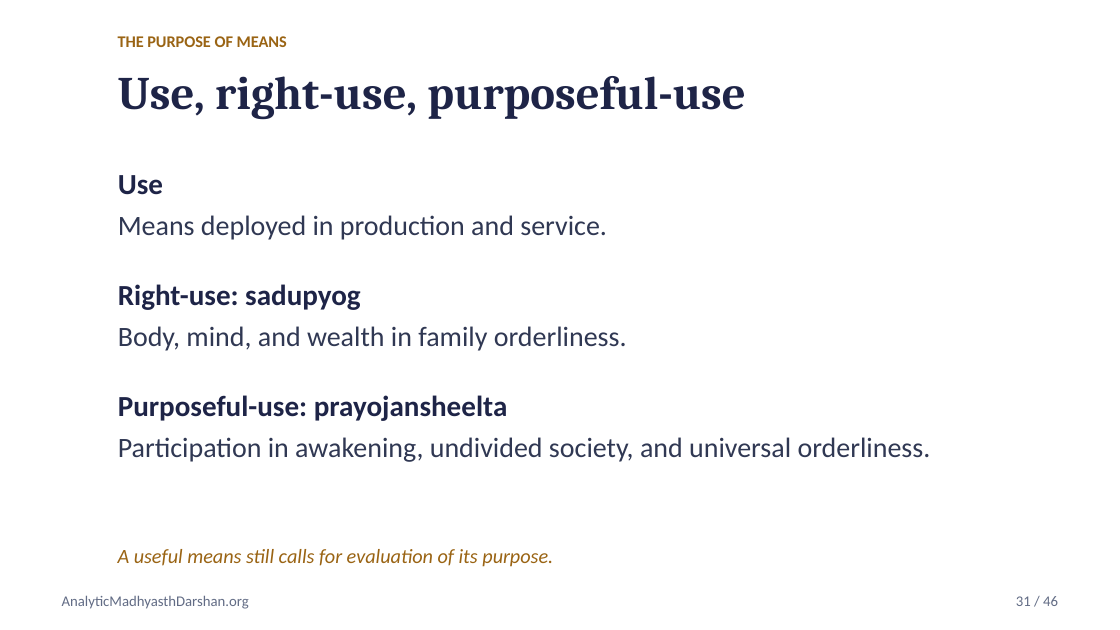
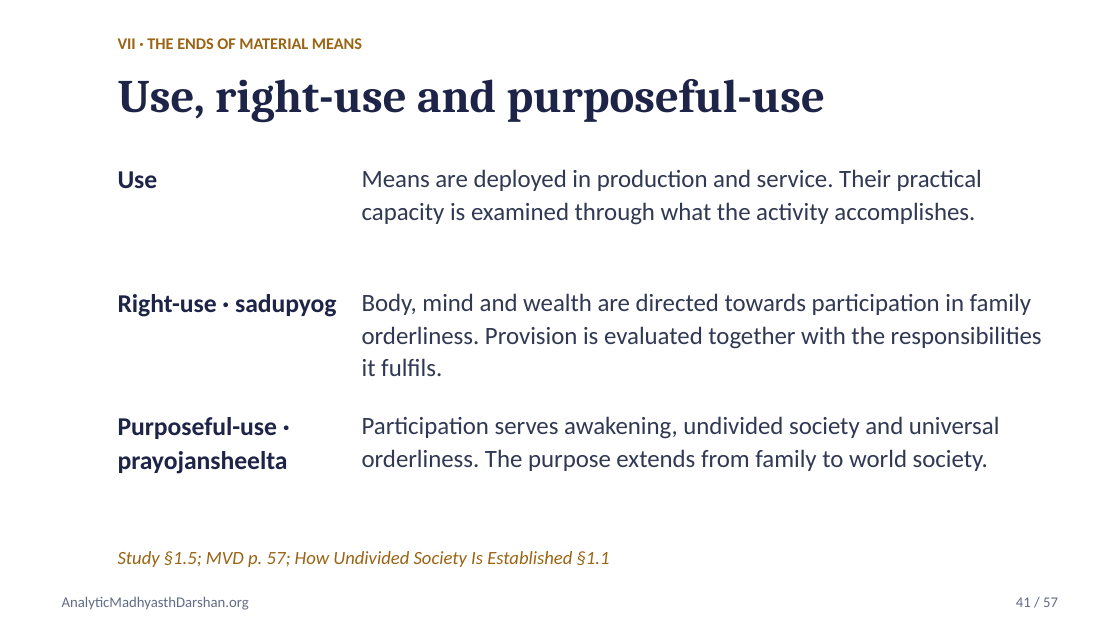
Before and after one commit to raghavamohan/AnalyticMadhyasthDarshan, a slide deck: slide 41 of Studies/Axiology-Value-Theory/Axiology-Value-Theory-Madhyasth-Darshan.pptx (slide 31 before the commit). Drawn at 1120x630 pixels with LibreOffice and Linux fonts; fonts in the diff are those of the drawing. Boxes give left, top, right and bottom in pixels: in the first picture for what was removed or moved away, otherwise in the second. Text is boxed around its words. In the diff, an @@ line names an element or a change of style, - is before the commit and + after.

```diff
--- a/Studies/Axiology-Value-Theory/Axiology-Value-Theory-Madhyasth-Darshan.pptx
+++ b/Studies/Axiology-Value-Theory/Axiology-Value-Theory-Madhyasth-Darshan.pptx
@@ text at [118,38,362,49]: text changed @@
-THE PURPOSE OF MEANS
+VII · THE ENDS OF MATERIAL MEANS
@@ text at [118,79,825,122]: text changed @@
-Use, right-use, purposeful-use
+Use, right-use and purposeful-use
@@ text "Use" at [118,171,158,188]: size 18.8 to 16.5 pt; line spacing 1 to 1.1 @@
@@ text at [362,169,982,225]: text changed; size 18 to 16 pt @@
-Means deployed in production and service.
+Means are deployed in production and service. Their practical capacity is examined through what the activity accomplishes.
@@ text at [118,294,337,317]: text changed; size 18.8 to 16.5 pt @@
-Right-use: sadupyog
+Right-use · sadupyog
@@ text at [362,293,1042,376]: text changed; size 18 to 16 pt @@
-Body, mind, and wealth in family orderliness.
+Body, mind and wealth are directed towards participation in family orderliness. Provision is evaluated together with the responsibilities it fulfils.
@@ text at [118,417,288,474]: text changed; size 18.8 to 16.5 pt @@
-Purposeful-use: prayojansheelta
+Purposeful-use · prayojansheelta
@@ text at [362,416,1000,471]: text changed; size 18 to 16 pt @@
-Participation in awakening, undivided society, and universal orderliness.
+Participation serves awakening, undivided society and universal orderliness. The purpose extends from family to world society.
@@ text at [118,551,610,567]: text changed; size 13 to 12 pt @@
-A useful means still calls for evaluation of its purpose.
+Study §1.5; MVD p. 57; How Undivided Society Is Established §1.1
@@ text at [1016,597,1058,607]: text changed @@
-31 / 46
+41 / 57
```
Also in this commit, not shown: 18 other slides changed, 38 slides added, 27 slides removed, 1 other file.
